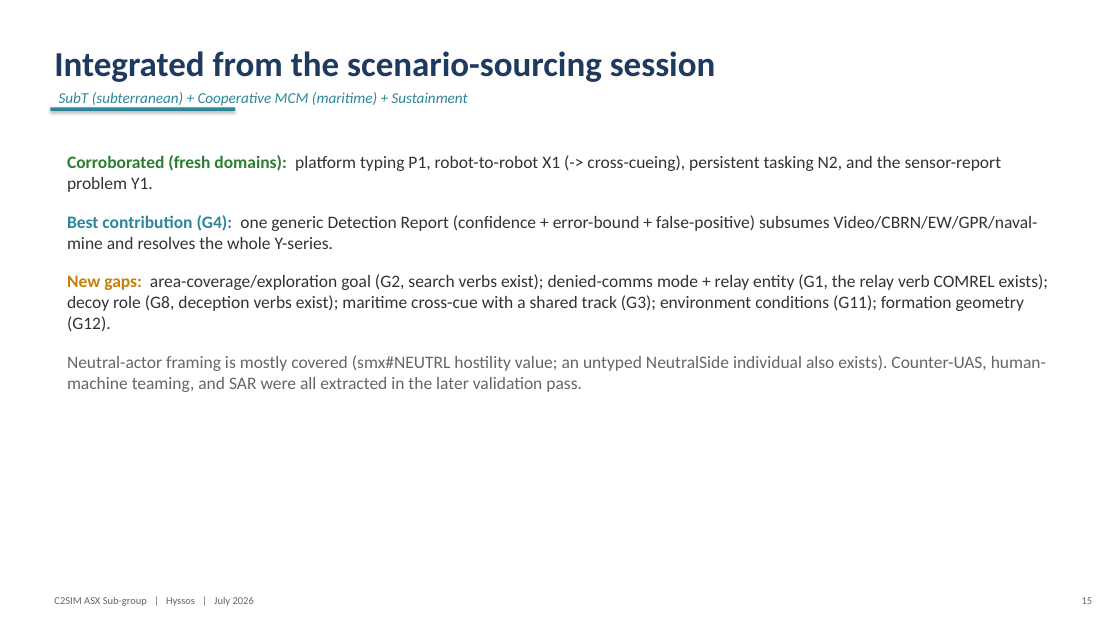
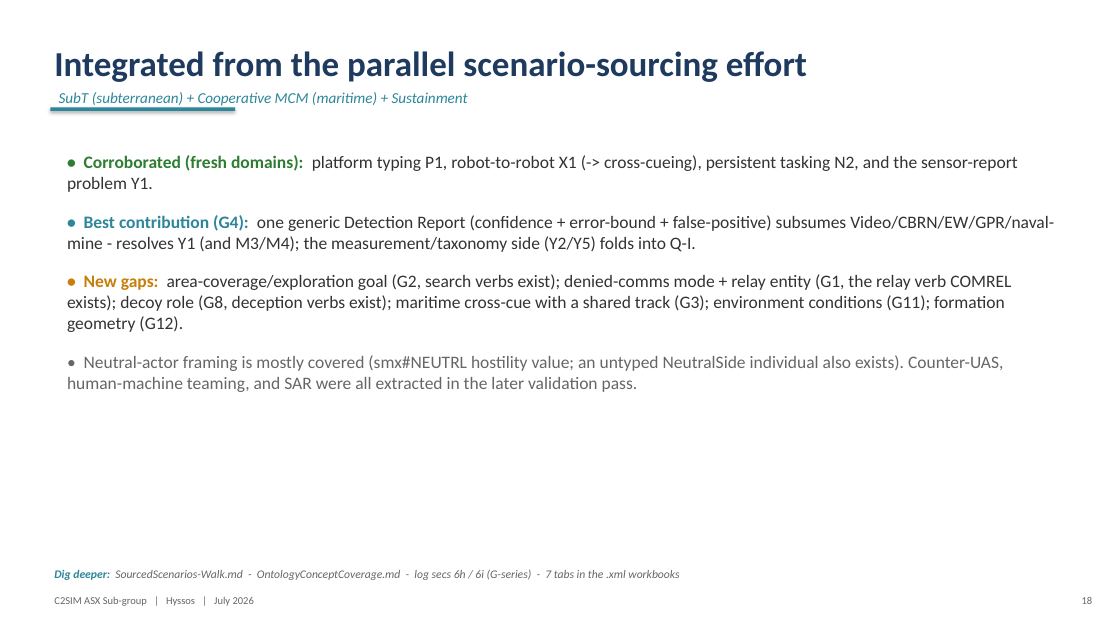
Before and after one commit to hyssostech/C2SIMArtifacts, a slide deck: slide 18 of Subgroups/ASX/InstantiationReview/ASX-Instantiation-Findings.pptx (slide 15 before the commit). Drawn at 1120x630 pixels with LibreOffice and Linux fonts; fonts in the diff are those of the drawing. Boxes give left, top, right and bottom in pixels: in the first picture for what was removed or moved away, otherwise in the second. Text is boxed around its words. In the diff, an @@ line names an element or a change of style, - is before the commit and + after.

```diff
--- a/Subgroups/ASX/InstantiationReview/ASX-Instantiation-Findings.pptx
+++ b/Subgroups/ASX/InstantiationReview/ASX-Instantiation-Findings.pptx
@@ text at <box>54,51,807,82</box>: text changed @@
-Integrated from the scenario-sourcing session
+Integrated from the parallel scenario-sourcing effort
@@ text at <box>67,155,1054,392</box>: text changed @@
-Corroborated (fresh domains): platform typing P1, robot-to-robot X1 (-> cross-cueing), persistent tasking N2, and the sensor-report problem Y1.
-Best contribution (G4): one generic Detection Report (confidence + error-bound + false-positive) subsumes Video/CBRN/EW/GPR/naval-mine and resolves the whole Y-series.
-New gaps: area-coverage/exploration goal (G2, search verbs exist); denied-comms mode + relay entity (G1, the relay verb COMREL exists); decoy role (G8, deception verbs exist); maritime cross-cue with a shared track (G3); environment conditions (G11); formation geometry (G12).
-Neutral-actor framing is mostly covered (smx#NEUTRL hostility value; an untyped NeutralSide individual also exists). Counter-UAS, human-machine teaming, and SAR were all extracted in the later validation pass.
+• Corroborated (fresh domains): platform typing P1, robot-to-robot X1 (-> cross-cueing), persistent tasking N2, and the sensor-report problem Y1.
+• Best contribution (G4): one generic Detection Report (confidence + error-bound + false-positive) subsumes Video/CBRN/EW/GPR/naval-mine - resolves Y1 (and M3/M4); the measurement/taxonomy side (Y2/Y5) folds into Q-I.
+• New gaps: area-coverage/exploration goal (G2, search verbs exist); denied-comms mode + relay entity (G1, the relay verb COMREL exists); decoy role (G8, deception verbs exist); maritime cross-cue with a shared track (G3); environment conditions (G11); formation geometry (G12).
+• Neutral-actor framing is mostly covered (smx#NEUTRL hostility value; an untyped NeutralSide individual also exists). Counter-UAS, human-machine teaming, and SAR were all extracted in the later validation pass.
@@ text added at <box>54,569,679,580</box>, 10 pt, text #666666, italic @@
+Dig deeper: SourcedScenarios-Walk.md - OntologyConceptCoverage.md - log secs 6h / 6i (G-series) - 7 tabs in the .xml workbooks
```
Also in this commit, not shown: 22 other slides changed, 6 slides added, 18 other files.
